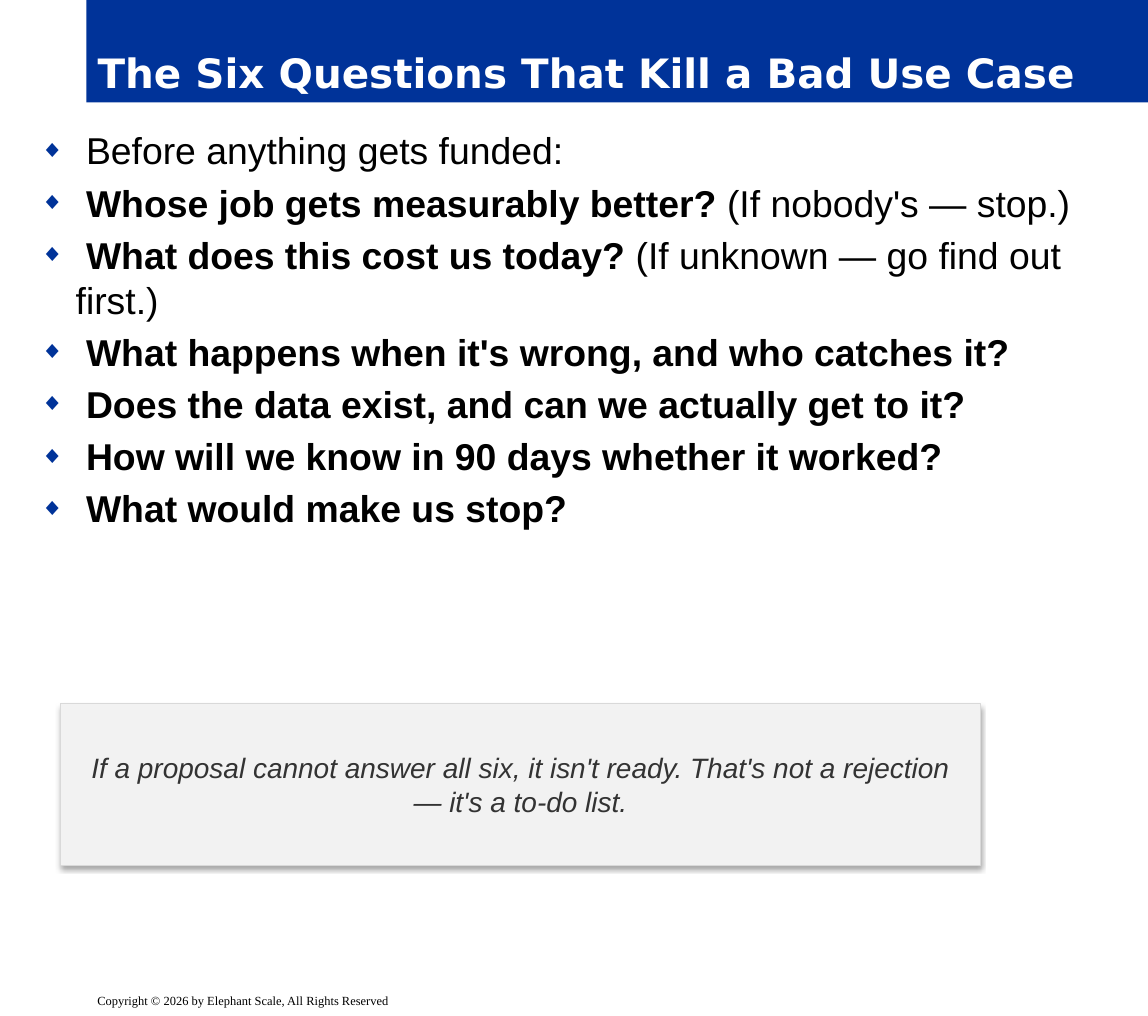
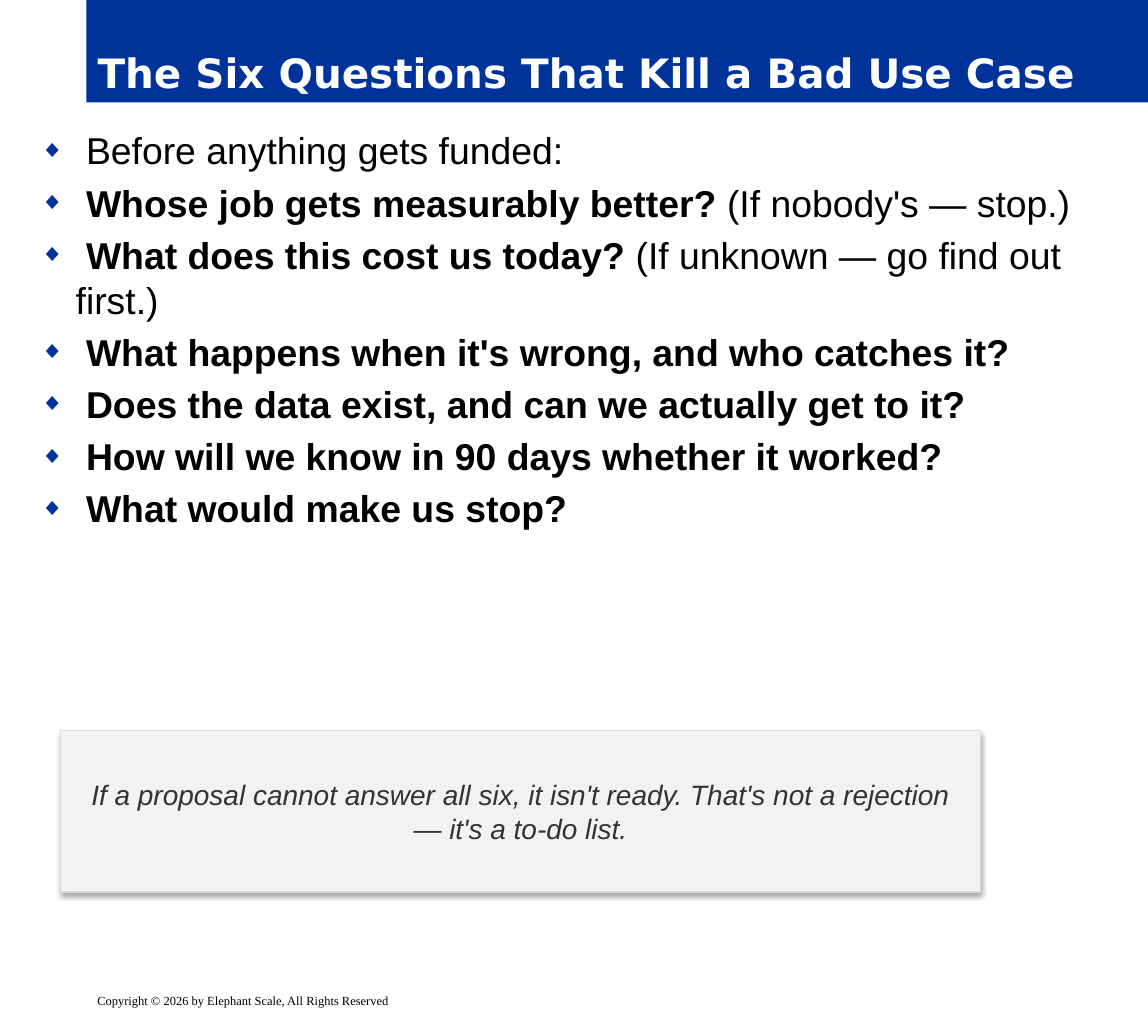
Before and after one commit to elephantscale/AI-for-business-leaders, a slide deck: slide 22 of slides/release/04-use-cases.pptx (slide 20 before the commit). Drawn at 1148x1016 pixels with LibreOffice and Linux fonts; fonts in the diff are those of the drawing; background and template pictures are left out. Boxes give left, top, right and bottom in pixels: in the first picture for what was removed or moved away, otherwise in the second. Text is boxed around its words. In the diff, an @@ line names an element or a change of style, - is before the commit and + after.

```diff
--- a/slides/release/04-use-cases.pptx
+++ b/slides/release/04-use-cases.pptx
@@ rectangle "If a proposal cannot answer ...": place and size @@
-rectangle "If a proposal cannot answer ..." at <box>60,704,980,866</box>
+rectangle "If a proposal cannot answer ..." at <box>60,731,980,893</box>
```
Also in this commit, not shown: 6 other slides changed, 2 slides added, 5 other files.
